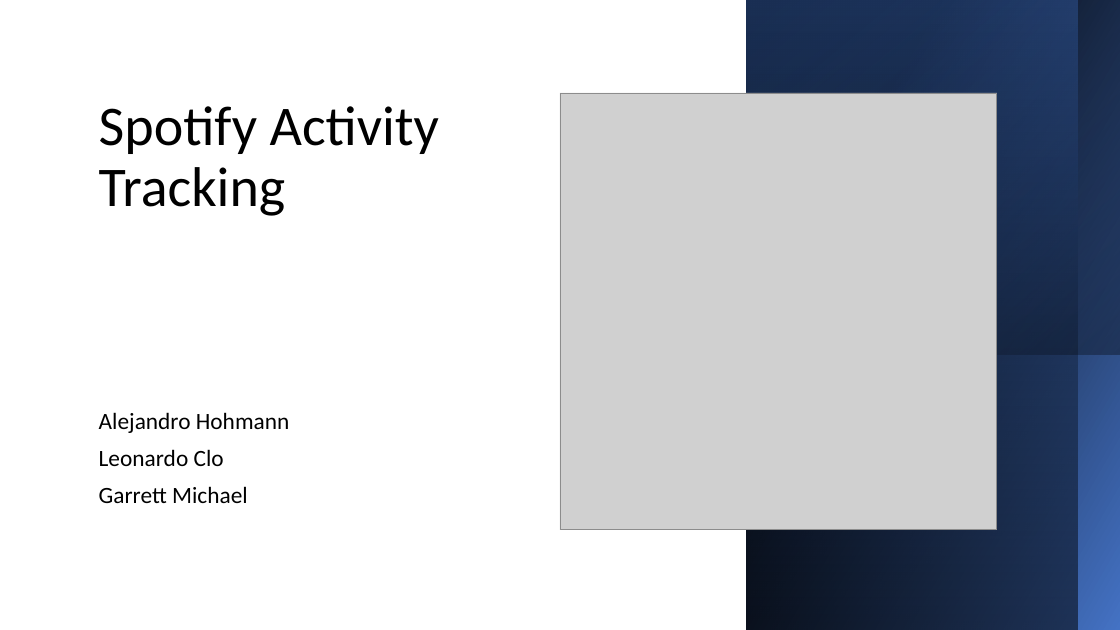
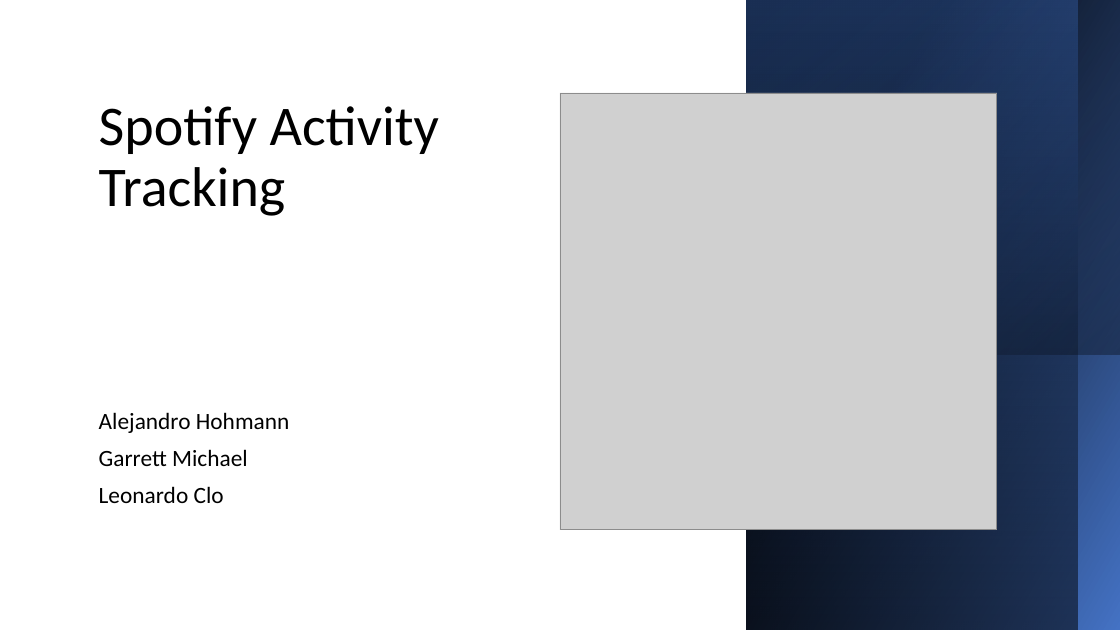
Before and after one commit to gojandrooo/DSE-230, a slide deck: slide 1 of DSE230 - Final Project Slides.pptx. Drawn at 1120x630 pixels with LibreOffice and Linux fonts; fonts in the diff are those of the drawing; grey boxes stand for pictures. Boxes give left, top, right and bottom in pixels: in the first picture for what was removed or moved away, otherwise in the second. Text is boxed around its words. In the diff, an @@ line names an element or a change of style, - is before the commit and + after.

```diff
--- a/DSE230 - Final Project Slides.pptx
+++ b/DSE230 - Final Project Slides.pptx
@@ subtitle at [99,449,248,466]: paragraph added @@
+Garrett Michael
@@ subtitle at [99,486,248,503]: paragraph removed @@
-Garrett Michael
```
Also in this commit, not shown: 3 slides added, 49 other files.
